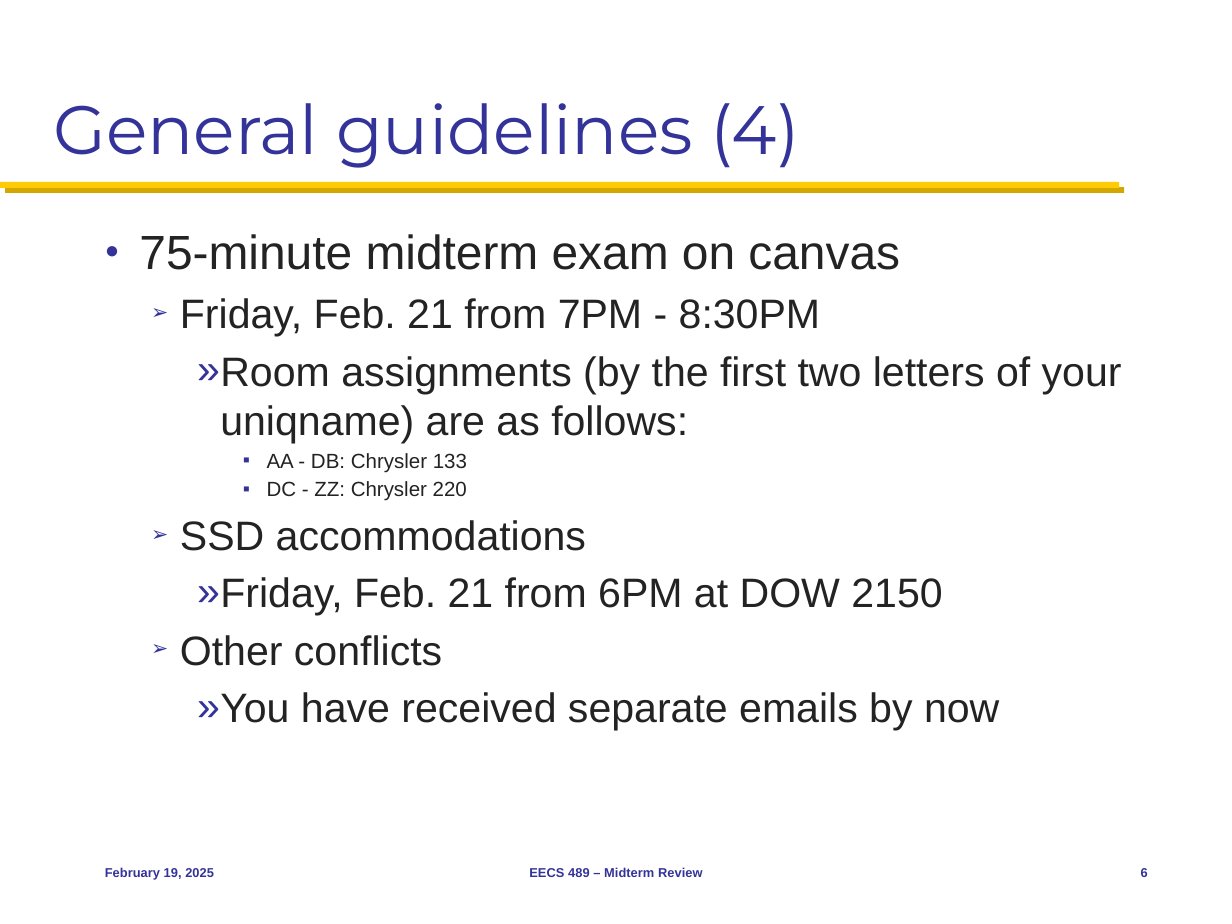
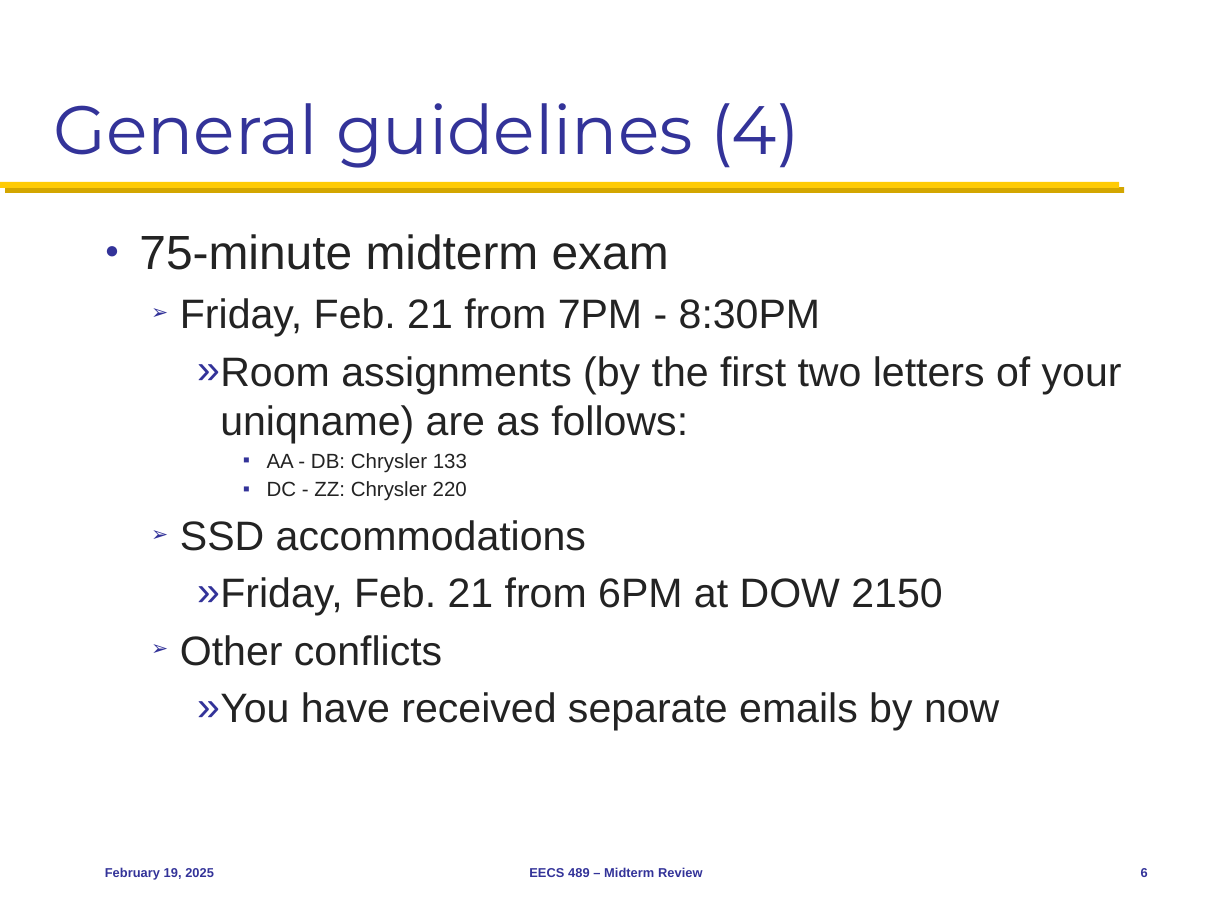
Before and after one commit to mosharaf/eecs489, a slide deck: slide 6 of Slides/021925.pptx. Drawn at 1232x924 pixels with LibreOffice and Linux fonts; fonts in the diff are those of the drawing. Boxes give left, top, right and bottom in pixels: in the first picture for what was removed or moved away, otherwise in the second. Text is boxed around its words. In the diff, an @@ line names an element or a change of style, - is before the commit and + after.

```diff
--- a/Slides/021925.pptx
+++ b/Slides/021925.pptx
@@ text at (x1=139, y1=234, x2=669, y2=270): text changed @@
-● 75-minute midterm exam on canvas
+● 75-minute midterm exam
```
Also in this commit, not shown: 1 other file.
